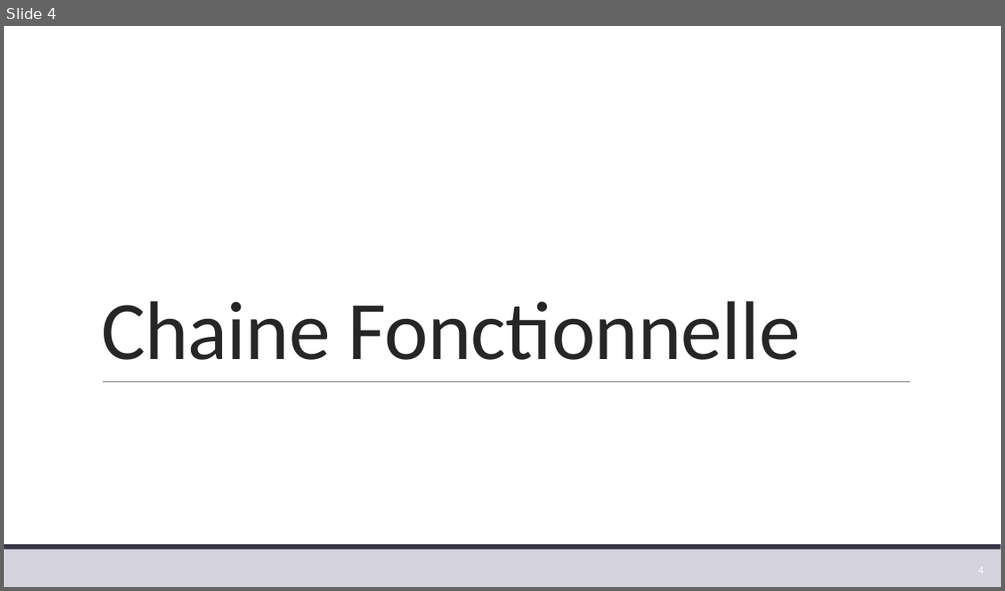
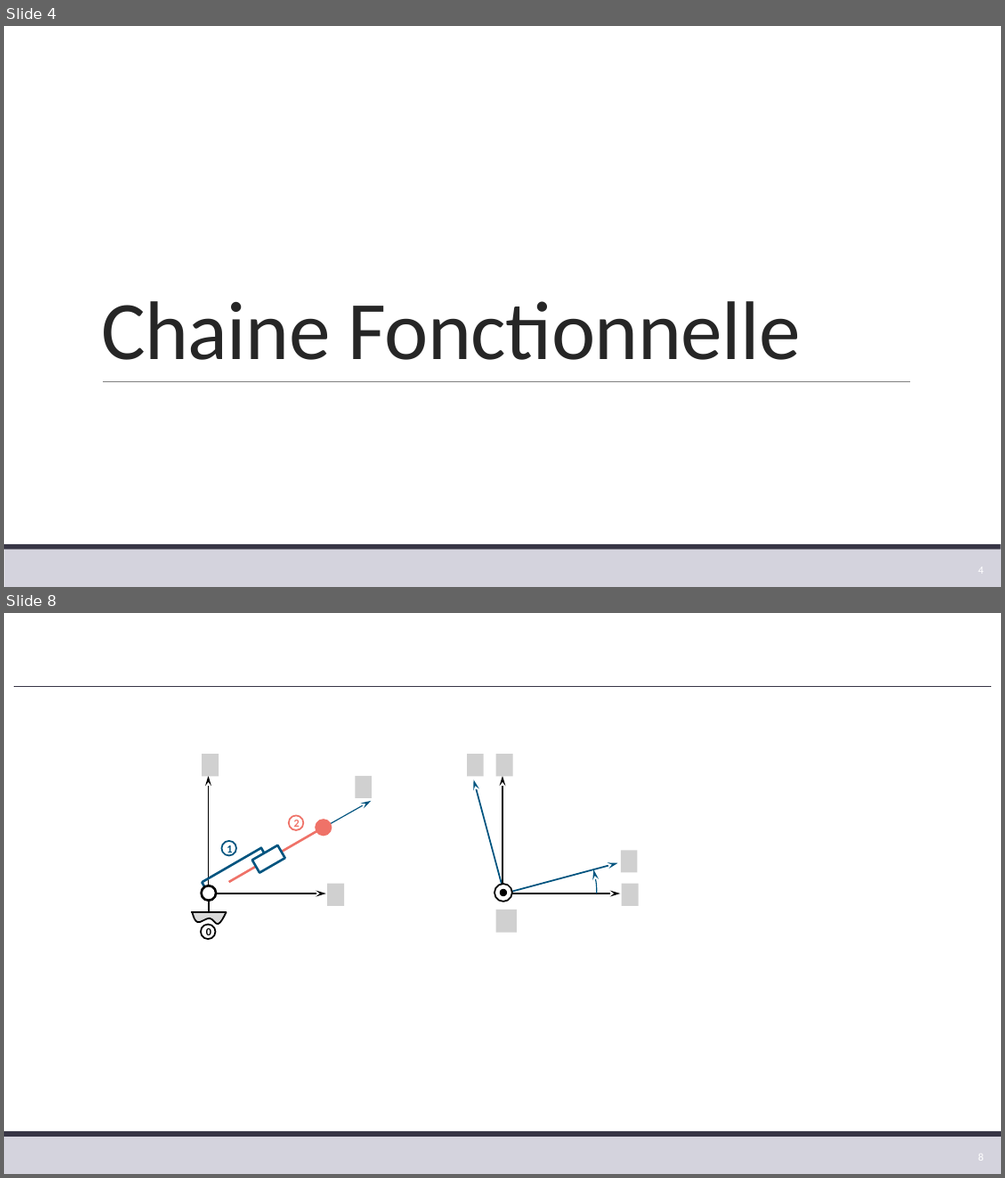
Before and after one commit to xpessoles/TP_Corriges, a slide deck: 02_BrasBeta/02_BrasBeta.pptx. Shown one above the other, each under a label of ours: slide 4 before the commit, slides 4 and 8 after it; the slides between them are not shown. The pictures are 1005x591 and 1005x1178 pixels, drawn with LibreOffice and Linux fonts; fonts in the diff are those of the drawing; grey boxes stand for pictures; background and template pictures are left out. Boxes give left, top, right and bottom in pixels: in the first picture for what was removed or moved away, otherwise in the second. Text is boxed around its words. In the diff, an @@ line names an element or a change of style, - is before the commit and + after.

```diff
--- a/02_BrasBeta/02_BrasBeta.pptx
+++ b/02_BrasBeta/02_BrasBeta.pptx
@@ slide 8 added at box(4, 613, 1001, 1174), background #FFFFFF; not listed: 2 template elements that a slide beside it also shows @@
@@ line added from (14, 686) to (991, 686), #373545 0.5 pt @@
@@ picture added at box(202, 754, 218, 776) @@
@@ picture added at box(467, 754, 484, 776) @@
@@ picture added at box(496, 754, 513, 776) @@
@@ arrow added from (208, 893) to (208, 776), #000000 1 pt @@
@@ picture added at box(356, 776, 372, 798) @@
@@ arc (boxed as its full ellipse) added at box(409, 799, 597, 988), outline #00547F 1 pt @@
@@ arrow added from (504, 893) to (474, 779), #00547F 1.5 pt @@
@@ arrow added from (502, 893) to (502, 776), #000000 1.5 pt @@
@@ ellipse added at box(289, 816, 304, 831), outline #EF7268 1.5 pt, 10.5 pt, text #EF7268, bold @@
+2
@@ arrow added from (304, 839) to (372, 801), #00547F 1 pt @@
@@ ellipse added at box(316, 820, 331, 835), fill #EF7268, outline #EF7268 2.25 pt @@
@@ line added from (202, 882) to (262, 848), #00547F 2.25 pt @@
@@ ellipse added at box(222, 841, 236, 856), outline #00547F 1.5 pt, 10.5 pt, text #00547F, bold @@
+1
@@ line added from (318, 831) to (229, 882), #EF7268 2.25 pt @@
@@ rectangle added at box(252, 845, 284, 873), fill #FFFFFF, outline #00547F 2.25 pt @@
@@ line added from (261, 848) to (264, 853), #00547F 2.25 pt @@
@@ picture added at box(621, 850, 638, 873) @@
@@ arrow added from (504, 893) to (618, 863), #00547F 1.5 pt @@
@@ ellipse added at box(202, 886, 217, 900), fill #FFFFFF, outline #000000 2.25 pt @@
@@ line added from (202, 882) to (208, 893), #00547F 2.25 pt @@
@@ arrow added from (208, 893) to (326, 893), #000000 1 pt @@
@@ line added from (209, 900) to (209, 912), #000000 2.25 pt @@
@@ picture added at box(327, 884, 344, 906) @@
@@ ellipse added at box(494, 884, 512, 901), fill #FFFFFF, outline #000000 1.5 pt @@
@@ ellipse added at box(501, 890, 507, 896), fill #000000, outline #000000 1.5 pt @@
@@ arrow added from (502, 893) to (620, 893), #000000 1.5 pt @@
@@ picture added at box(622, 884, 639, 906) @@
@@ line added from (226, 912) to (191, 912), #000000 2.25 pt @@
@@ freeform shape added at box(193, 912, 226, 925), fill #D9D9D9, outline #000000 1.5 pt @@
@@ ellipse added at box(201, 925, 216, 939), outline #000000 1.5 pt, 10.5 pt, text #000000, bold @@
+0
@@ picture added at box(496, 909, 517, 933) @@
@@ page number added at box(978, 1154, 983, 1159), 10.5 pt, text #FFFFFF @@
+8
```
Also in this commit, not shown: 2 slides changed, 1 other slide added, 1 other file.
